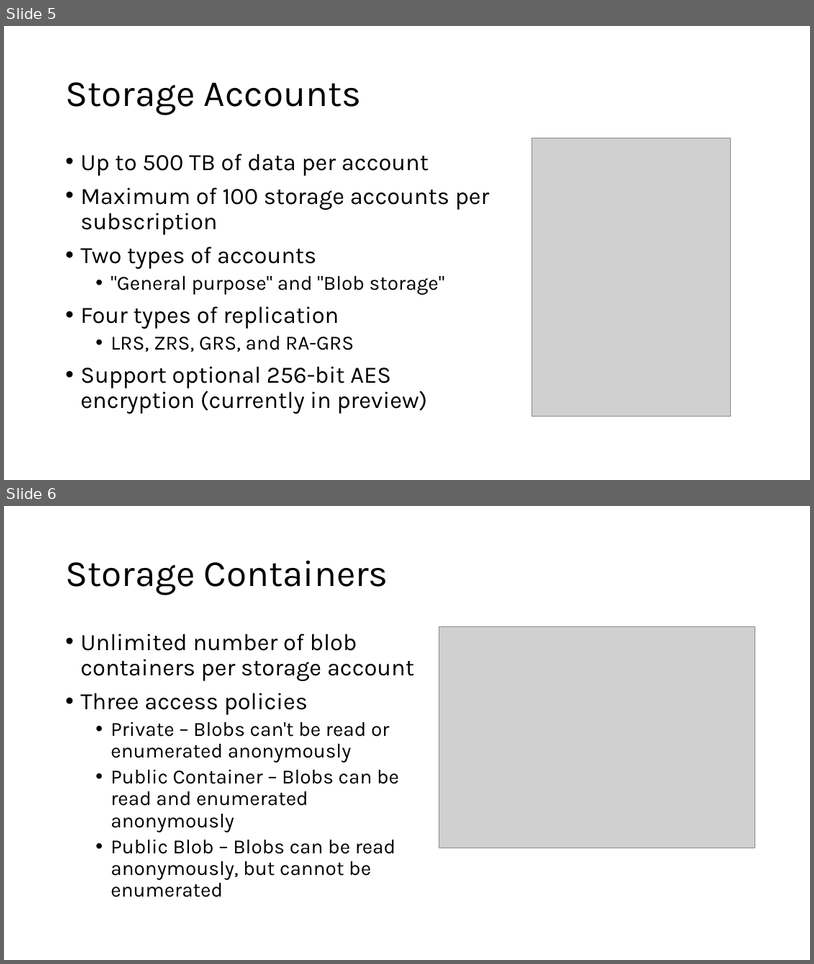
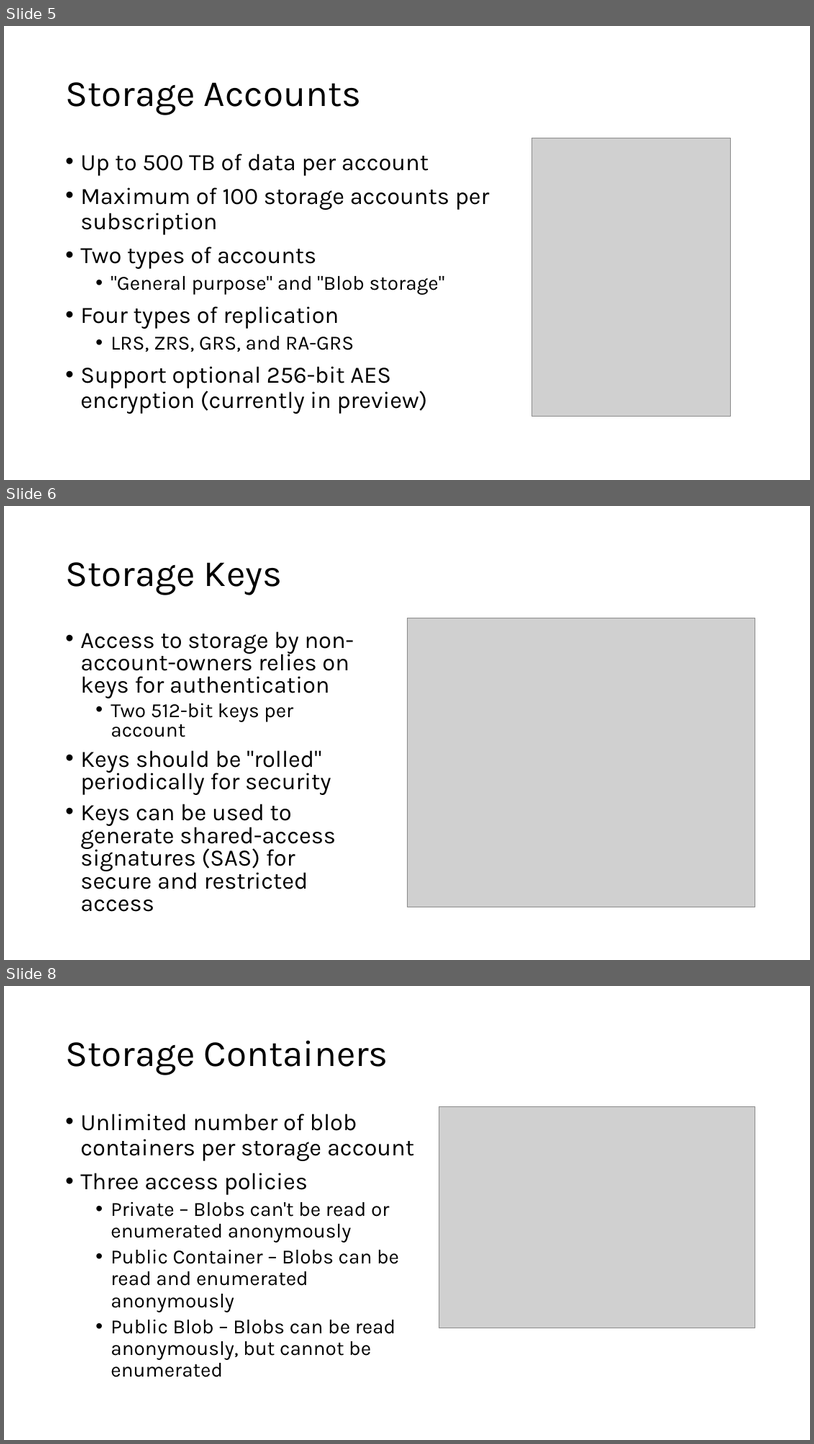
Before and after one commit to microsoft/AcademicContent, a slide deck: Workshop/Content/3. Storage/Azure Storage and Cognitive Services.pptx. Shown one above the other, each under a label of ours: slides 5 and 6 before the commit, slides 5, 6 and 8 after it; the slides between them are not shown. The pictures are 814x964 and 814x1444 pixels, drawn with LibreOffice and Linux fonts; fonts in the diff are those of the drawing; grey boxes stand for pictures. Boxes give left, top, right and bottom in pixels: in the first picture for what was removed or moved away, otherwise in the second. Text is boxed around its words. In the diff, an @@ line names an element or a change of style, - is before the commit and + after.

Commit message:
Updated storage slides

```diff
--- a/Workshop/Content/3. Storage/Azure Storage and Cognitive Services.pptx
+++ b/Workshop/Content/3. Storage/Azure Storage and Cognitive Services.pptx
@@ slide 6 added at [4, 506, 810, 960], background #FFFFFF @@
@@ title added at [65, 562, 282, 595], 44 pt, text #000000 @@
+Storage Keys
@@ text added at [80, 631, 355, 911], 28 pt, text #000000 @@
+• Access to storage by non-account-owners relies on keys for authentication
+  • Two 512-bit keys per account
+• Keys should be "rolled" periodically for security
+• Keys can be used to generate shared-access signatures (SAS) for secure and restricted access
@@ picture added at [407, 618, 756, 907] @@
@@ what was slide 6 is now slide 8 @@
```
Also in this commit, not shown: 1 other slide added, 6 slides removed.
